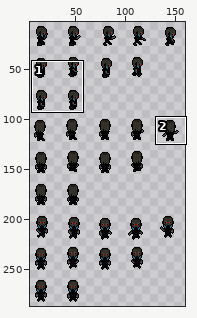
One commit to this sprite sheet: client/img/1/NFT_691b67e4466879e4de582f765b85a5bbc1cacc087b9c0f410a86f00d32081ea7.png. Above: a wide view before the commit, with the close-up outlined.
Close-up. Before:
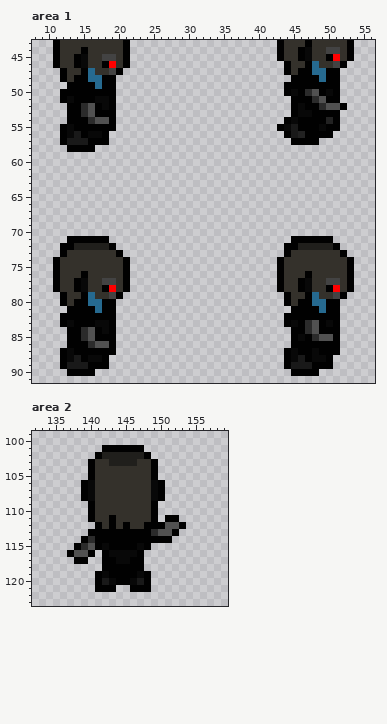
The file is 160x288 pixels. Colours within 5 levels of each other are drawn and written as one. Shown: area 1: x 8..56, y 43..91; area 2: x 132..159, y 99..123. The wide view leaves out empty margins. The commit also changed other parts of the picture, which this record leaves out.
After:
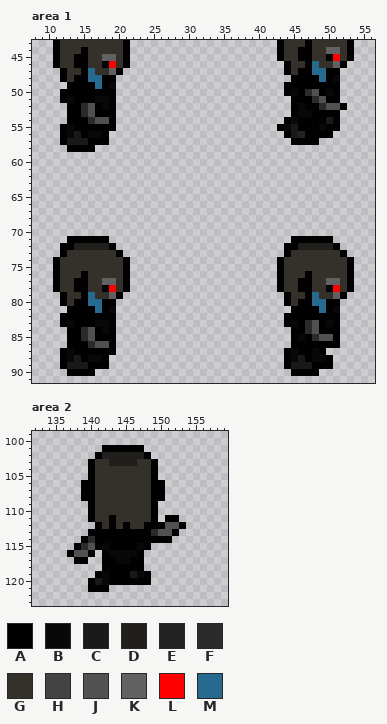
Palette (. is transparent): A #010101  B #080808  C #191919  D #201f1c  E #222222  F #2b2b2b  G #34312b  H #434343  J #515151  K #616161  L #ff0000  M #266a90
Changes in this commit:
--- area 1
@@ x 8..56 @@
 43 ...AGGGGGGGGGA.....................AGGGAGGGGGA...
-44 ...AGGGAGGGGGA.....................AGGABGGHHGA...
-45 ...AGGABGGHHGA.....................AGGABGGALGA...
-46 ...AGGABGGALGA......................AGGAMGGHA....
-47 ....AGGAMGGHA.......................AGAAMMAA.....
-48 ....AGAAMMAA.........................AAAAMAA.....
-49 .....AAAAMAA........................AAAAAAAA.....
+44 ...AGGGAGGGGGA.....................AGGAAGGKKGA...
+45 ...AGGAAGGKKGA.....................AGGAAGGALGA...
+46 ...AGGAAGGALGA......................AGGAMGGKA....
+47 ....AGGAMGGKA.......................AGAAMMAA.....
+48 ....AGAAMMAA.........................AAAAMAB.....
+49 .....AAAAMAB........................AAAAAAAA.....
 50 ....AAAAAAAA........................ABAFJABA.....
@@ x 48..52 @@
 53 AAAA.
-54 AAEA.
+54 AACA.
 55 ABAA.
@@ x 8..56 @@
 76 ...AGGGAGGGGGA.....................AGGGAGGGGGA...
-77 ...AGGABGGHHGA.....................AGGABGGHHGA...
-78 ...AGGABGGALGA.....................AGGABGGALGA...
-79 ....AGGAMGGHA.......................AGGAMGGHA....
+77 ...AGGAAGGKKGA.....................AGGAAGGKKGA...
+78 ...AGGAAGGALGA.....................AGGAAGGALGA...
+79 ....AGGAMGGKA.......................AGGAMGGKA....
 80 ....AGAAMMAA........................AGAAMMAA.....
-81 .....AAAAMAA.........................AAAAMAA.....
+81 .....AAAAMAB.........................AAAAMAB.....
 82 ....AAAAAAAA........................AAAAAAAA.....
@@ x 48..53 @@
 86 AAAA..
-87 BAAA..
+87 BA....
 88 BBA...
--- area 2
@@ x 138..151 @@
 105 ..AGGGGGGGGA..
-106 .ABGGGGGGGGBA.
-107 .ABGGGGGGGGBA.
-108 .ABGGGGGGGGBA.
+106 .AAGGGGGGGGAA.
+107 .AAGGGGGGGGAA.
+108 .AAGGGGGGGGAA.
 109 ..AGGGGGGGGA..
@@ x 138..150 @@
 118 ....AAAAAA...
-119 ...ABAAAABA..
-120 ...ACBAABCA..
-121 ...AAA..AAA..
+119 ...ABAAACBA..
+120 ..ACBAAAAAA..
+121 ..AAA........
 122 .............
